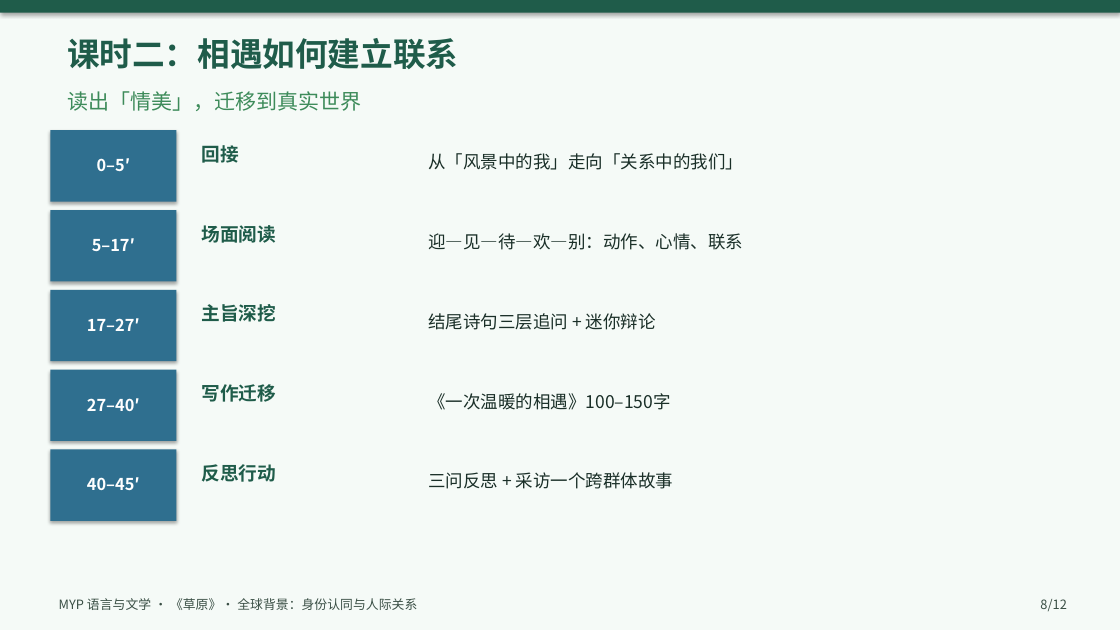
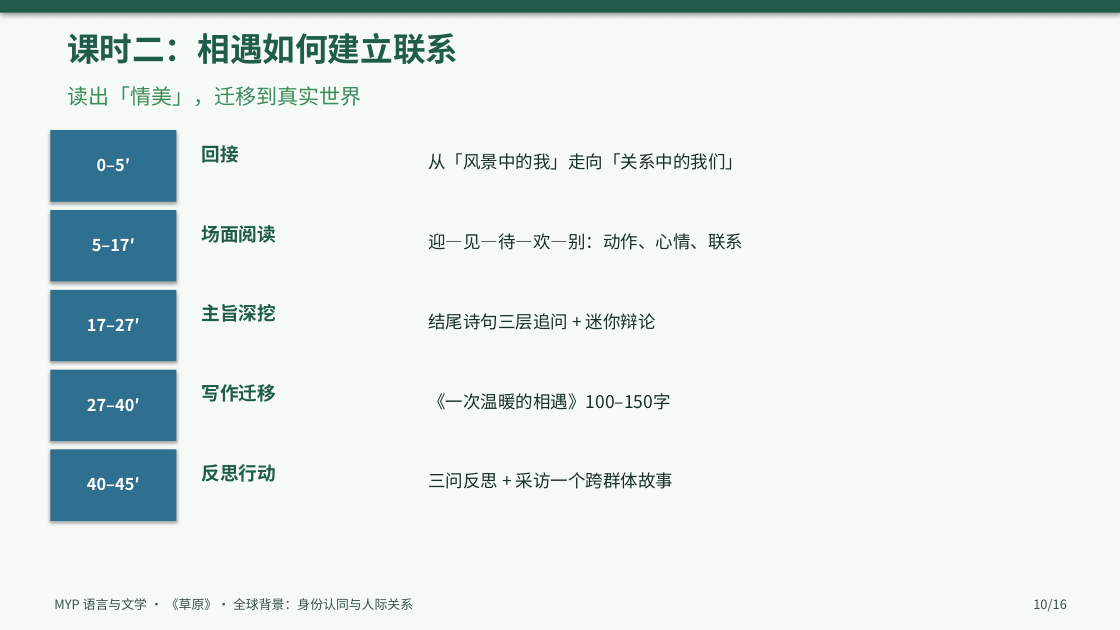
Before and after one commit to cuijinqueen-cyber/IBDP-Chinese-A, a slide deck: slide 10 of ppt/草原_MYP教案课件.pptx (slide 8 before the commit). Drawn at 1120x630 pixels with LibreOffice and Linux fonts; fonts in the diff are those of the drawing. Boxes give left, top, right and bottom in pixels: in the first picture for what was removed or moved away, otherwise in the second. Text is boxed around its words. In the diff, an @@ line names an element or a change of style, - is before the commit and + after.

```diff
--- a/ppt/草原_MYP教案课件.pptx
+++ b/ppt/草原_MYP教案课件.pptx
@@ text "课时二：相遇如何建立联系": place and size @@
-text "课时二：相遇如何建立联系" at bbox=[67, 38, 459, 69]
+text "课时二：相遇如何建立联系" at bbox=[67, 33, 459, 64]
@@ text "读出「情美」，迁移到真实世界": place and size @@
-text "读出「情美」，迁移到真实世界" at bbox=[67, 91, 361, 111]
+text "读出「情美」，迁移到真实世界" at bbox=[67, 86, 361, 106]
@@ text "MYP 语言与文学 · 《草原》· 全球背景：身份认同与人际关系": place and size @@
-text "MYP 语言与文学 · 《草原》· 全球背景：身份认同与人际关系" at bbox=[59, 598, 417, 610]
+text "MYP 语言与文学 · 《草原》· 全球背景：身份认同与人际关系" at bbox=[54, 598, 413, 610]
@@ text at bbox=[1033, 599, 1067, 611]: text changed @@
-8/12
+10/16
```
Also in this commit, not shown: 11 other slides changed, 4 slides added, 2 other files.
